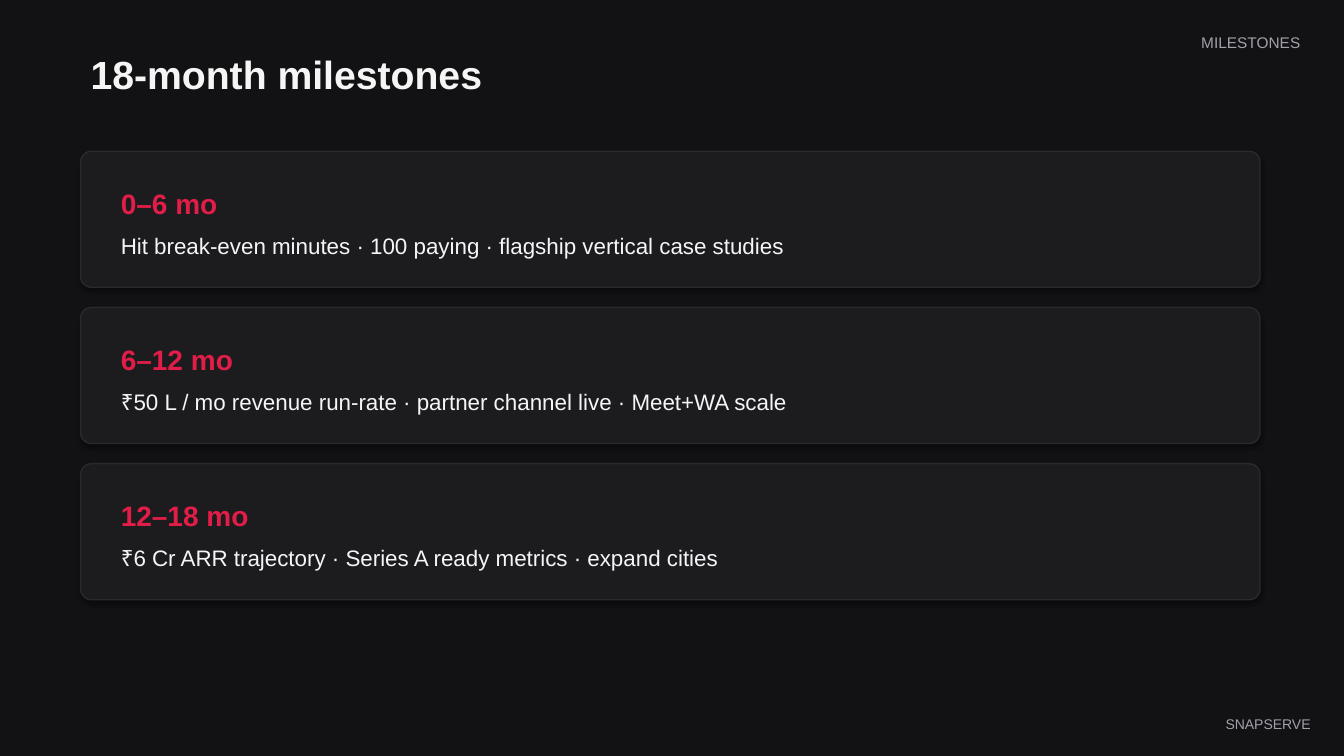
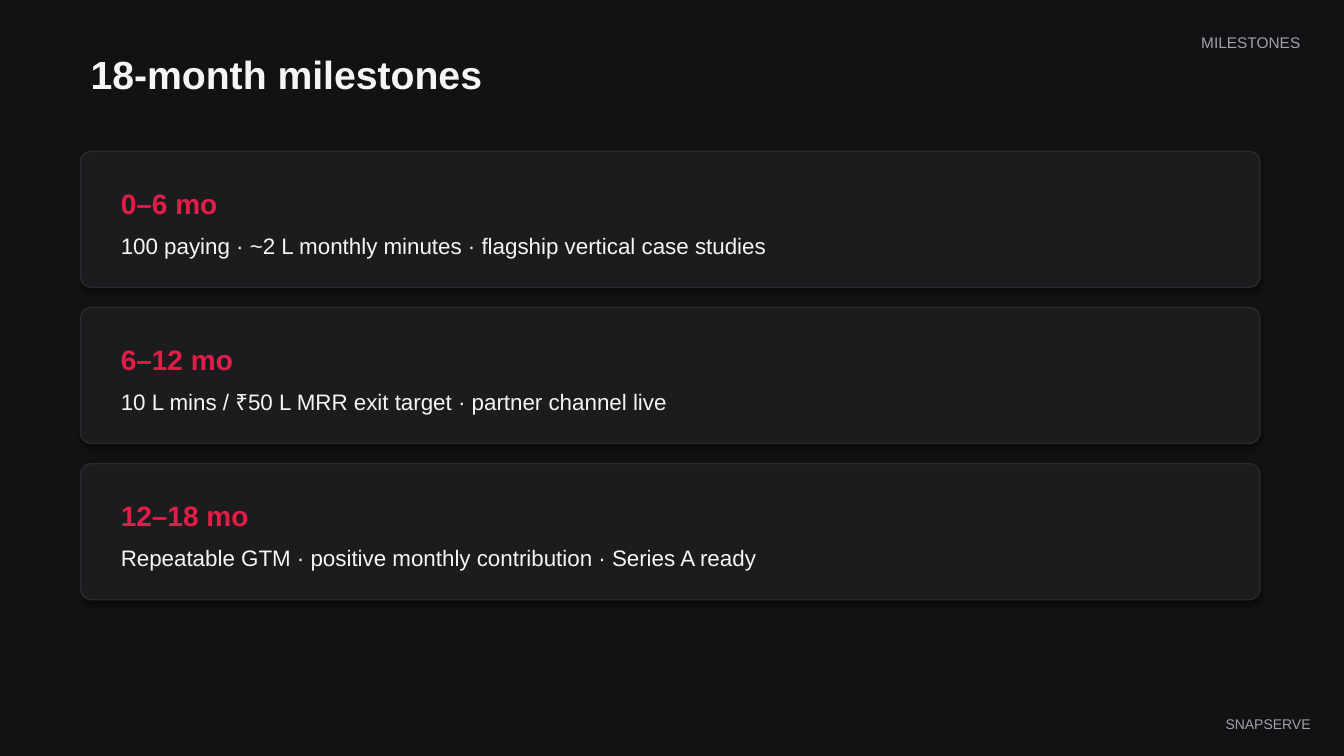
Before and after one commit to srundme/voiceorch, a slide deck: slide 19 of docs/pitch-deck/SnapServe-Seed-Pitch-5Cr.pptx (slide 17 before the commit). Drawn at 1344x756 pixels with LibreOffice and Linux fonts; fonts in the diff are those of the drawing. Boxes give left, top, right and bottom in pixels: in the first picture for what was removed or moved away, otherwise in the second. Text is boxed around its words. In the diff, an @@ line names an element or a change of style, - is before the commit and + after.

```diff
--- a/docs/pitch-deck/SnapServe-Seed-Pitch-5Cr.pptx
+++ b/docs/pitch-deck/SnapServe-Seed-Pitch-5Cr.pptx
@@ text at <box>121,237,766,259</box>: text changed @@
-Hit break-even minutes · 100 paying · flagship vertical case studies
+100 paying · ~2 L monthly minutes · flagship vertical case studies
@@ text at <box>121,393,667,415</box>: text changed @@
-₹50 L / mo revenue run-rate · partner channel live · Meet+WA scale
+10 L mins / ₹50 L MRR exit target · partner channel live
@@ text at <box>121,549,756,571</box>: text changed @@
-₹6 Cr ARR trajectory · Series A ready metrics · expand cities
+Repeatable GTM · positive monthly contribution · Series A ready
```
Also in this commit, not shown: 1 other slide changed, 2 slides added, 6 other files.
